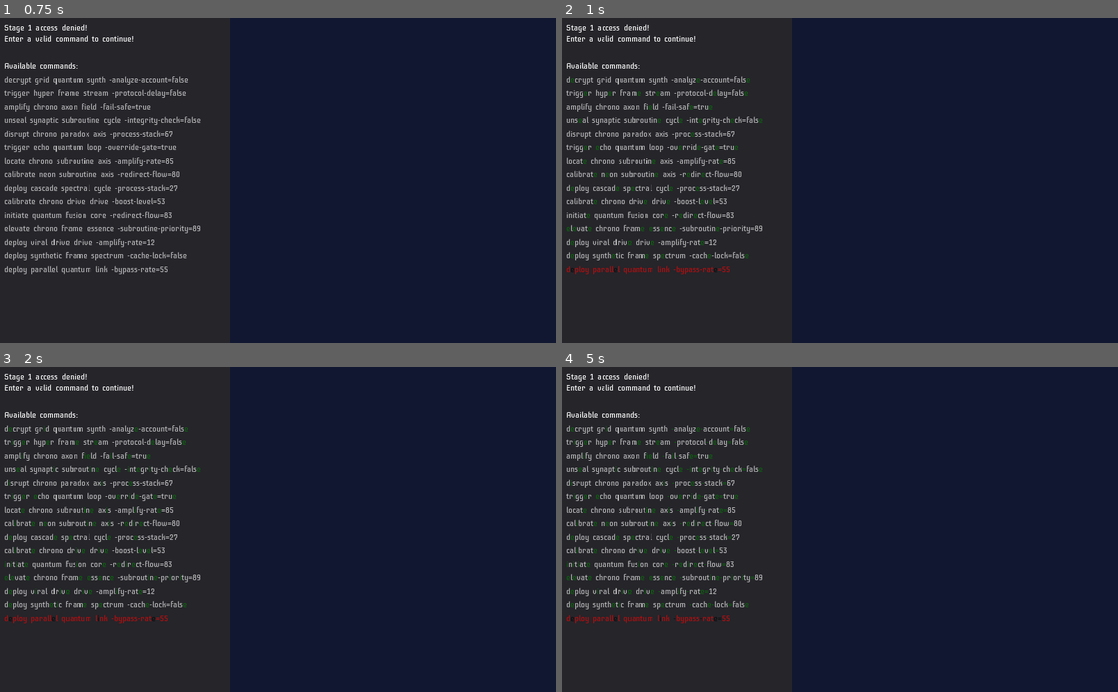
Above: before the commit, frames 1-4 (two rows, left to right).
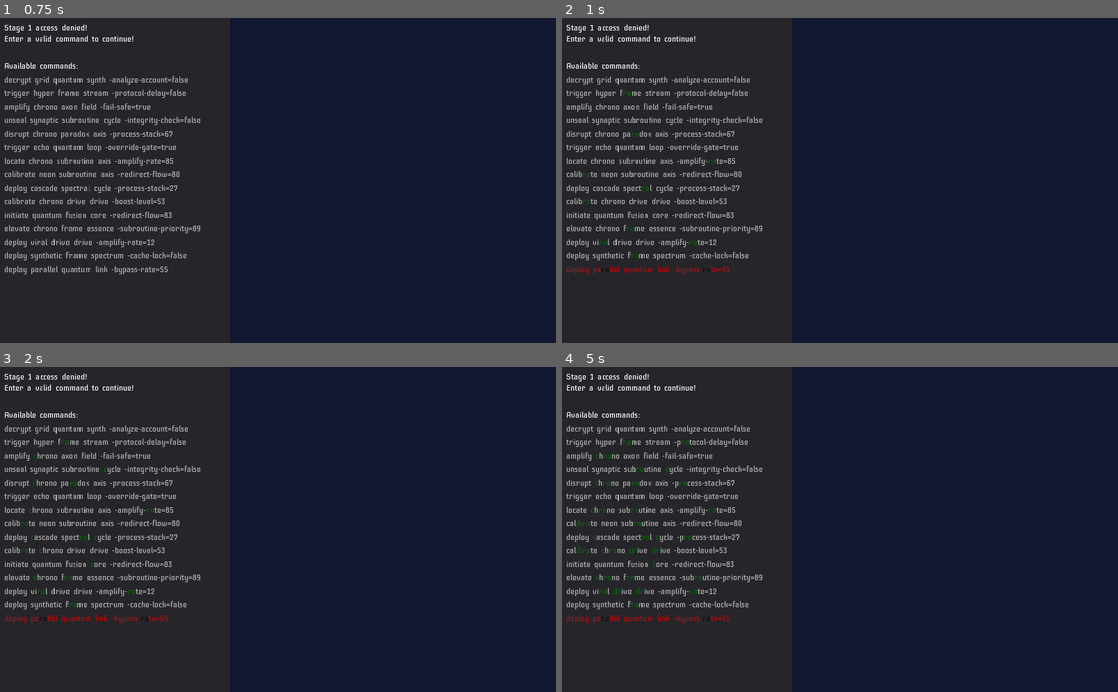
Above: after the commit, the same moments.

Repository: kosinaz/loop-breakerz
Game: Godot game, scene res://breaker-panel.tscn
Same seed, same stepped clock (60 frames per second), same inputs: the game is played once before the commit and once after it. This scene is started directly instead of the project's main scene.
Inputs (mouse positions are in pixels of both pictures, inside the frame that each line leads up to):
- Up to frame 1 (0.75 s): tap Enter (ui_accept) at 0.5 s; move the mouse to (400, 164) at 0.52 s; tap 0 at 0.6 s
- Up to frame 2 (1 s): tap Enter (ui_accept) at 0.77 s
- Up to frame 3 (2 s): tap Enter (ui_accept) at 1.25, 1.52 s; move the mouse to (166, 545) at 1.27 s; tap 0 at 1.35 s
- Up to frame 4 (5 s): move the mouse to (895, 458) at 2.02 s; tap 0 every 0.75 s from 2.1 to 4.35 s; tap Enter (ui_accept) at 2.75, 3.02, 3.5, 3.77, 4.25, 4.52 s; move the mouse to (812, 594) at 2.77 s; move the mouse to (1006, 578) at 3.52 s; move the mouse to (673, 480) at 4.27 s

Frame 1 is identical in both runs. In frame 2, 0.5% of the frame differs, in the area x 0-37%, y 18-79%; in frame 3, 0.7%; in frame 4, 0.9%.
Error in both runs: Invalid set index 'modulate' (on base: 'Nil') with value of type 'Color'. (res://breaker-panel.gd:72)

Commit message:
double hints

Diff:
--- a/Loop Breakerz/breaker-panel.gd
+++ b/Loop Breakerz/breaker-panel.gd
@@ -103,19 +103,25 @@
 			line.clear()
 			line.append_bbcode("[color=yellow]" + text.substr(0, command.text.length()) + "[/color]")
 			for i in range(command.text.length(), text.length()):
-				if revealed.has(text[i]):
+				if i != (text.length() - 1) and revealed.has(text[i] + text[i + 1]):
+					line.append_bbcode("[color=green]" + text[i] + "[/color]")
+				elif revealed.has(text[i - 1] + text[i]):
 					line.append_bbcode("[color=green]" + text[i] + "[/color]")
 				else:
 					line.append_bbcode(text[i])
+
 		else:
 			var text = line.text
 			line.clear()
 			for i in range(text.length()):
-				if revealed.has(text[i]):
+				if i != (text.length() - 1) and revealed.has(text[i] + text[i + 1]):
+					line.append_bbcode("[color=green]" + text[i] + "[/color]")
+				elif revealed.has(text[i - 1] + text[i]):
 					line.append_bbcode("[color=green]" + text[i] + "[/color]")
 				else:
 					line.append_bbcode(text[i])
 
 func _on_Timer_timeout():
-	revealed.append(expected_command[randi() % expected_command.length()])
+	var r = randi() % (expected_command.length() - 1)
+	revealed.append(expected_command[r] + expected_command[r + 1])
 	reveal()
